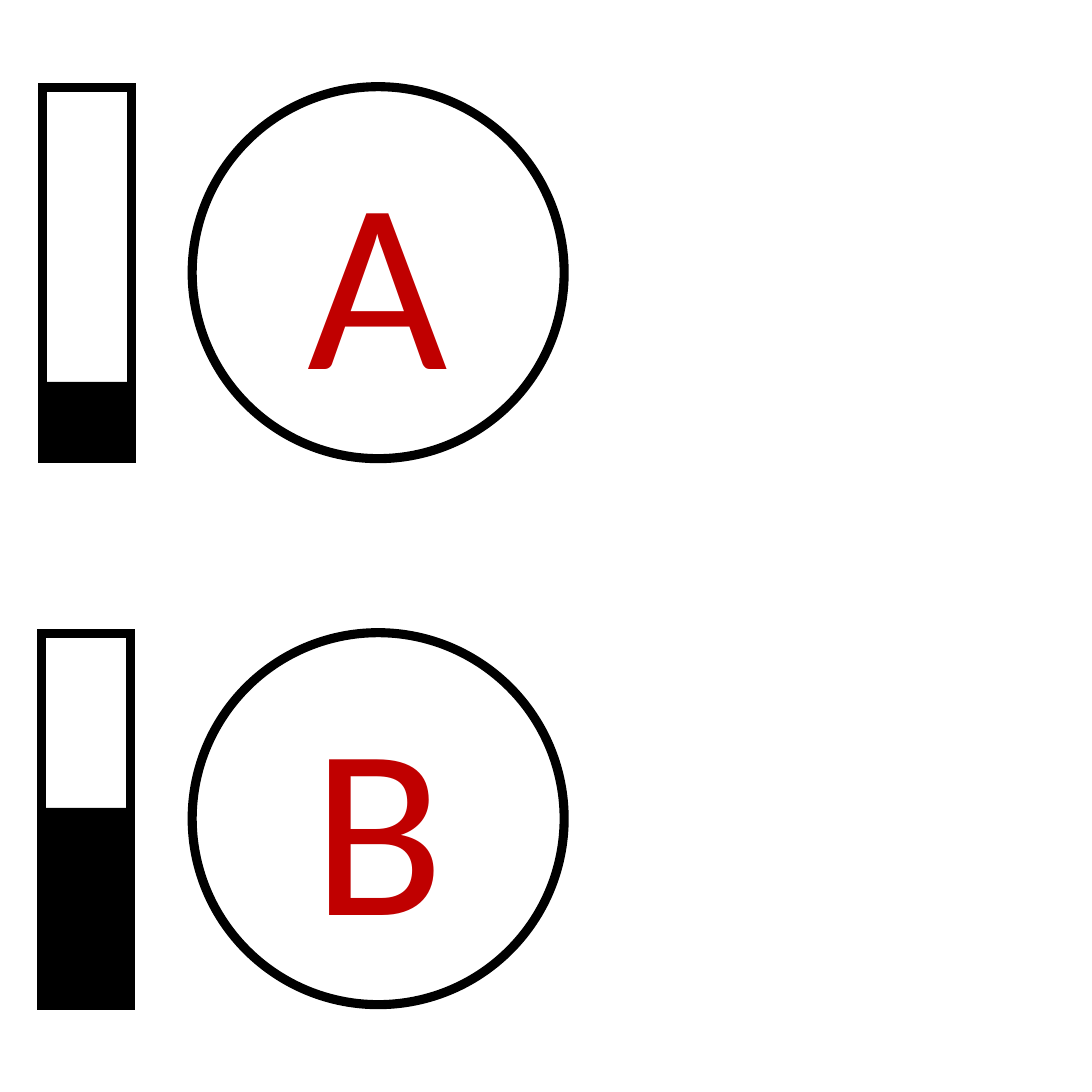
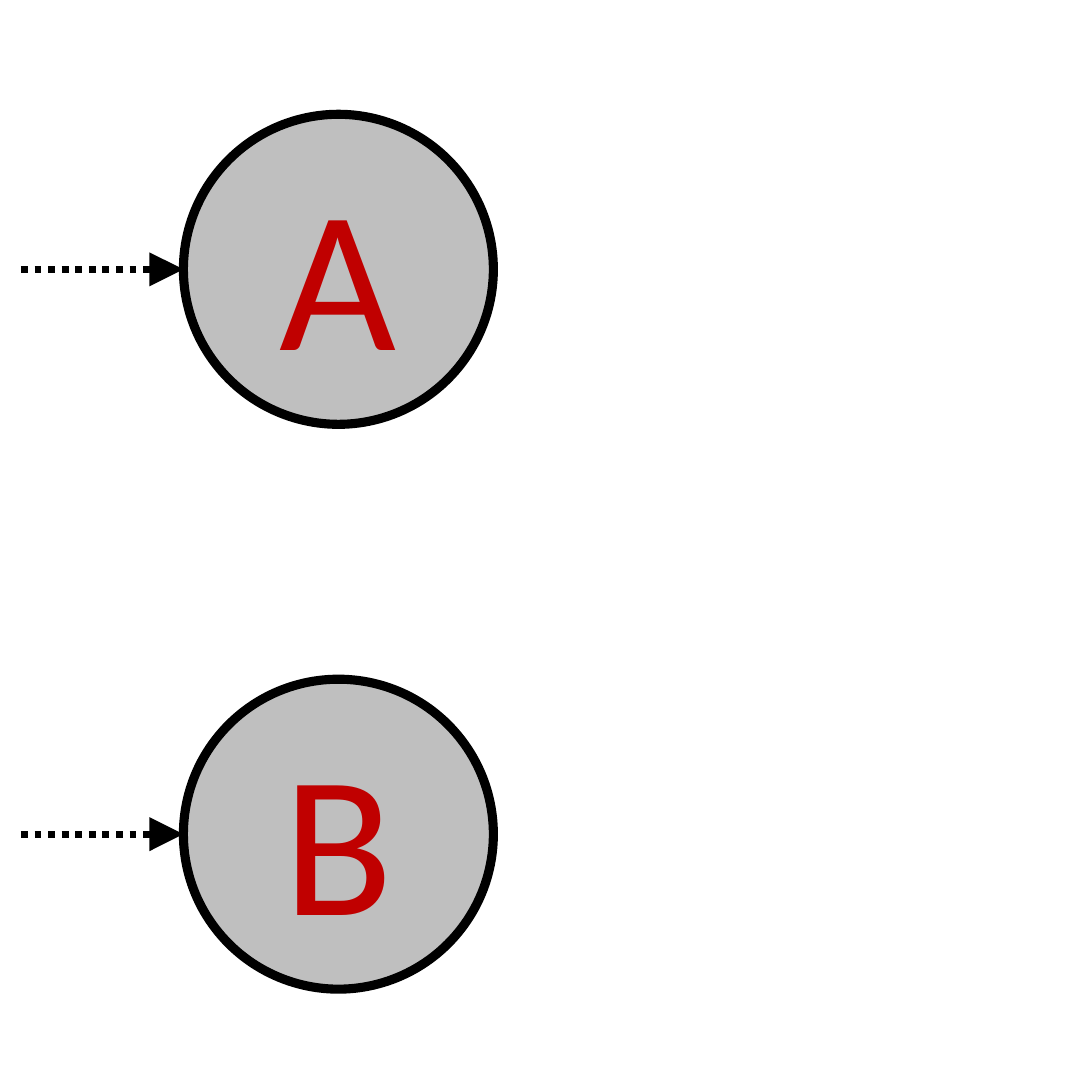
Before and after one commit to ishita-dg/causal_markov, a slide deck: slide 5 of Experiments/draw_instructions.pptx. Drawn at 1092x1092 pixels with LibreOffice and Linux fonts; fonts in the diff are those of the drawing. Boxes give left, top, right and bottom in pixels: in the first picture for what was removed or moved away, otherwise in the second. Text is boxed around its words. In the diff, an @@ line names an element or a change of style, - is before the commit and + after.

```diff
--- a/Experiments/draw_instructions.pptx
+++ b/Experiments/draw_instructions.pptx
@@ rectangle removed at (41, 87, 131, 459) @@
@@ ellipse "A": place and size @@
-ellipse "A" at (192, 87, 563, 459)
+ellipse "A" at (183, 114, 494, 424)
@@ ellipse "A" at (183, 114, 494, 424): size 80 to 66.7 pt; fill none to #BFBFBF @@
@@ arrow added from (22, 269) to (183, 269), #000000 2.25 pt dashed @@
@@ rectangle removed at (41, 382, 131, 456) @@
@@ rectangle removed at (41, 633, 131, 1005) @@
@@ ellipse "B" at (183, 679, 494, 989): size 80 to 66.7 pt; fill none to #BFBFBF @@
@@ ellipse "B": place and size @@
-ellipse "B" at (192, 633, 563, 1005)
+ellipse "B" at (183, 679, 494, 989)
@@ rectangle removed at (41, 808, 131, 1005) @@
@@ arrow added from (22, 834) to (183, 834), #000000 2.25 pt dashed @@
```
Also in this commit, not shown: 5 other slides changed, 4 slides added, 52 other files.
